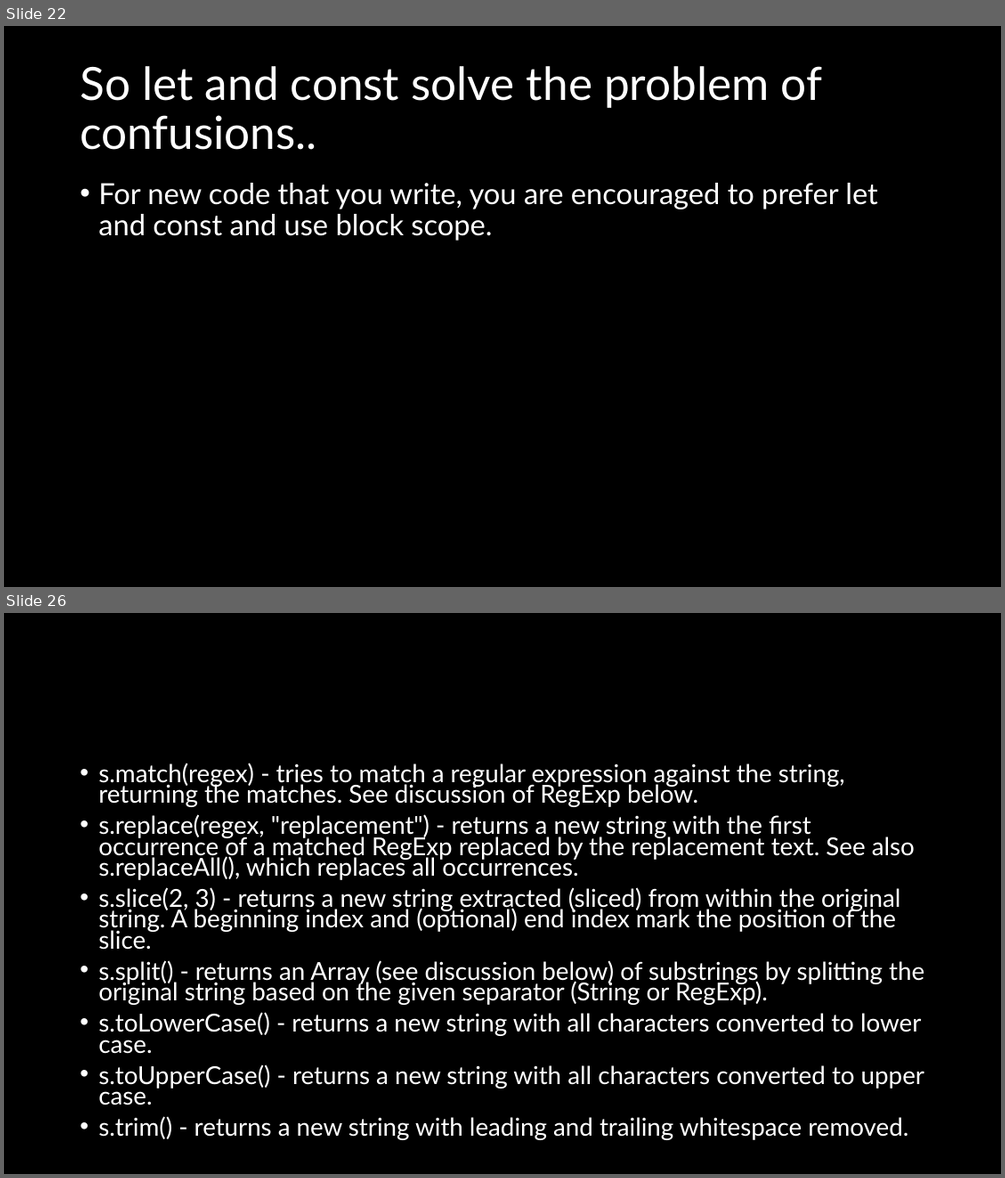
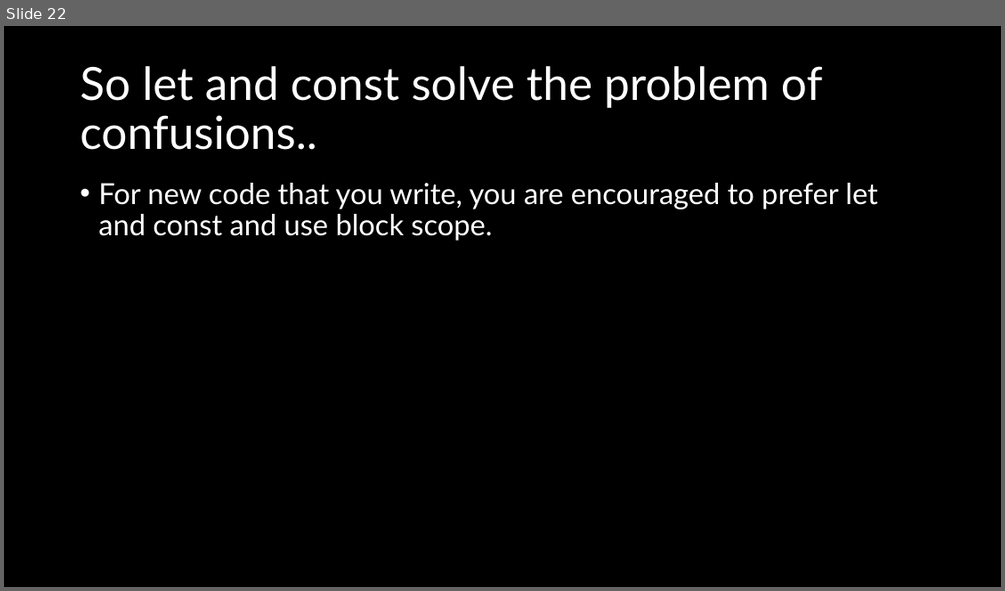
Before and after one commit to natiquekeyin/winter2026, a slide deck: JavaScript/Week3/Week3.pptx. Shown one above the other, each under a label of ours: slides 22 and 26 before the commit, slide 22 after it; the slides between them are not shown. The pictures are 1005x1178 and 1005x591 pixels, drawn with LibreOffice and Linux fonts; fonts in the diff are those of the drawing. Boxes give left, top, right and bottom in pixels: in the first picture for what was removed or moved away, otherwise in the second. Text is boxed around its words. In the diff, an @@ line names an element or a change of style, - is before the commit and + after.

```diff
--- a/JavaScript/Week3/Week3.pptx
+++ b/JavaScript/Week3/Week3.pptx
@@ slide 26 removed at <box>4,613,1001,1174</box>, background #000000 @@
@@ text removed at <box>98,763,924,1140</box> @@
-• s.match(regex) - tries to match a regular expression against the string, returning the matches. See discussion of RegExp below.
-• s.replace(regex, "replacement") - returns a new string with the first occurrence of a matched RegExp replaced by the replacement text. See also s.replaceAll(), which replaces all occurrences.
-• s.slice(2, 3) - returns a new string extracted (sliced) from within the original string. A beginning index and (optional) end index mark the position of the slice.
-• s.split() - returns an Array (see discussion below) of substrings by splitting the original string based on the given separator (String or RegExp).
-• s.toLowerCase() - returns a new string with all characters converted to lower case.
-• s.toUpperCase() - returns a new string with all characters converted to upper case.
-• s.trim() - returns a new string with leading and trailing whitespace removed.
```
Also in this commit, not shown: 12 other slides removed, 5 other files.
